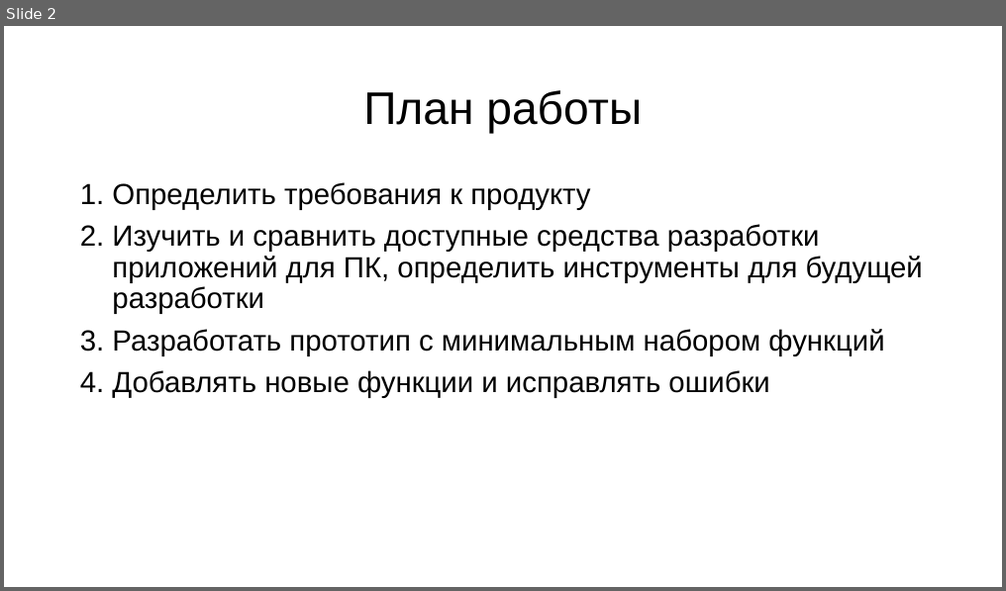
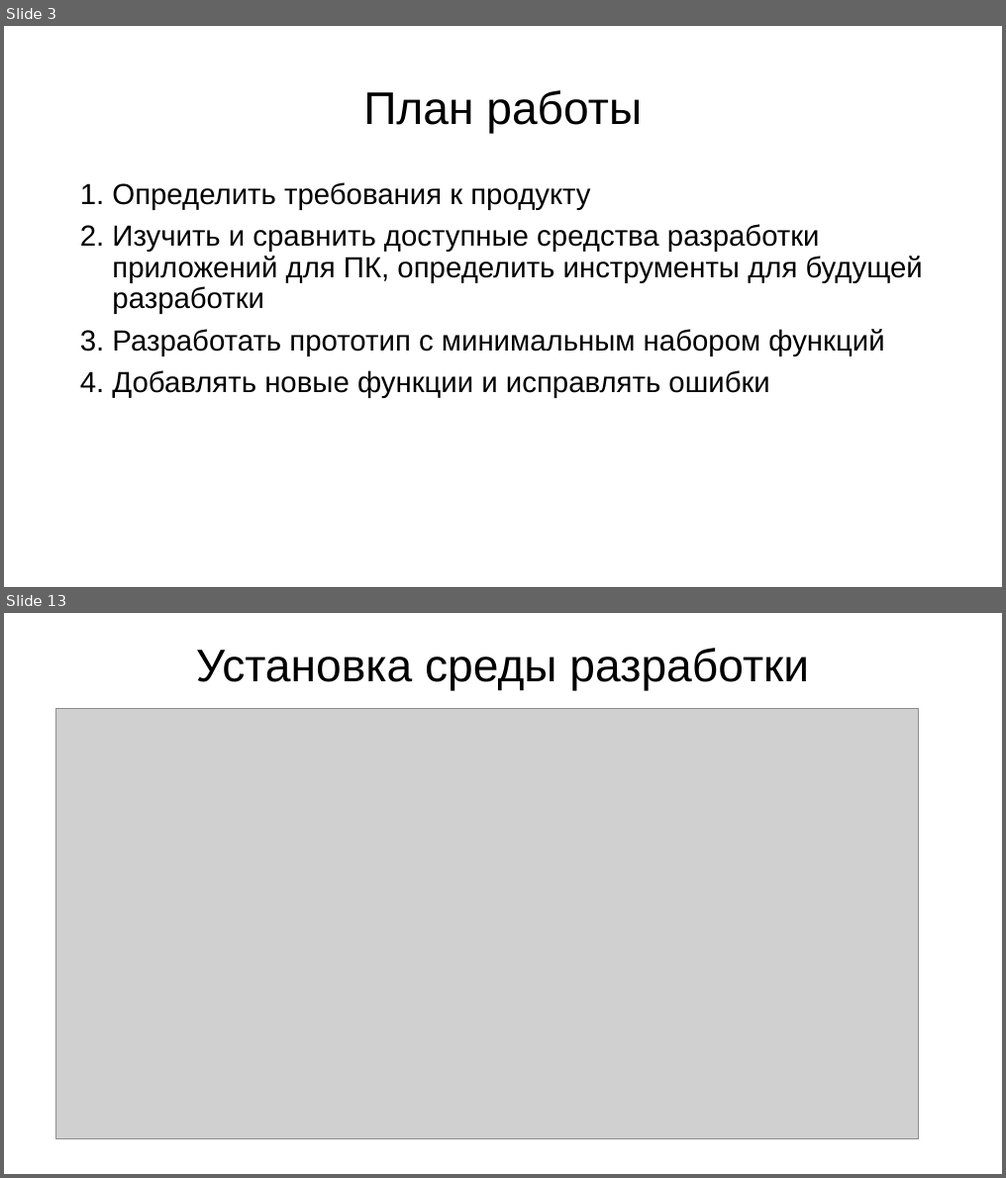
Before and after one commit to ShinyZero0/project, a slide deck: Melnik-Pavel-11A.pptx. Shown one above the other, each under a label of ours: slide 2 before the commit, slides 3 and 13 after it; the slides between them are not shown. The pictures are 1006x591 and 1006x1178 pixels, drawn with LibreOffice and Linux fonts; fonts in the diff are those of the drawing; grey boxes stand for pictures. Boxes give left, top, right and bottom in pixels: in the first picture for what was removed or moved away, otherwise in the second. Text is boxed around its words. In the diff, an @@ line names an element or a change of style, - is before the commit and + after.

```diff
--- a/Melnik-Pavel-11A.pptx
+++ b/Melnik-Pavel-11A.pptx
@@ slide 13 added at [4, 613, 1002, 1174], background #FFFFFF @@
@@ title added at [196, 648, 809, 691], 44 pt, text #000000 @@
+Установка среды разработки
@@ picture added at [55, 709, 918, 1140] @@
@@ what was slide 2 is now slide 3 @@
```
Also in this commit, not shown: 4 slides changed, 11 other slides added.
